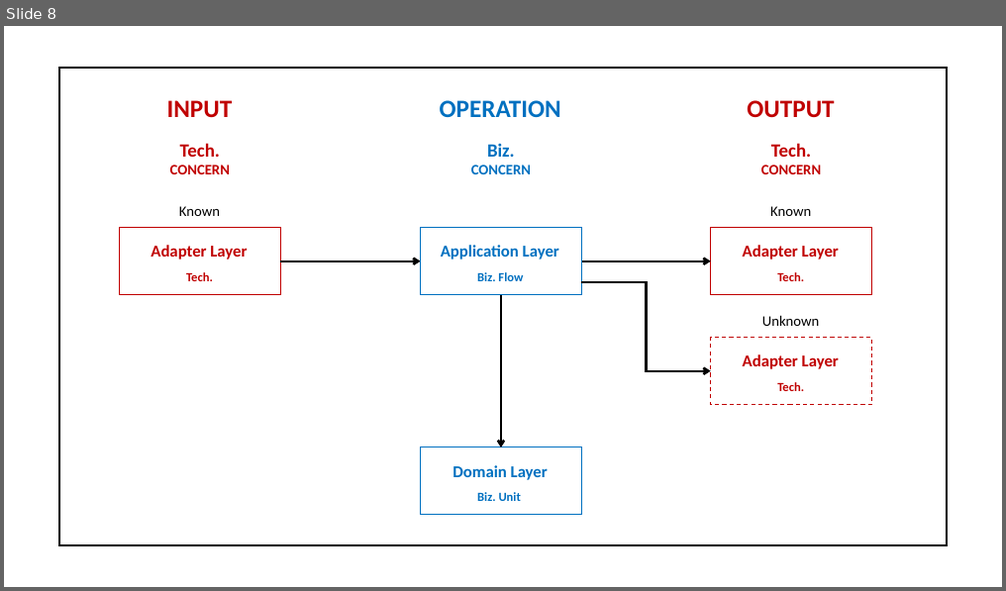
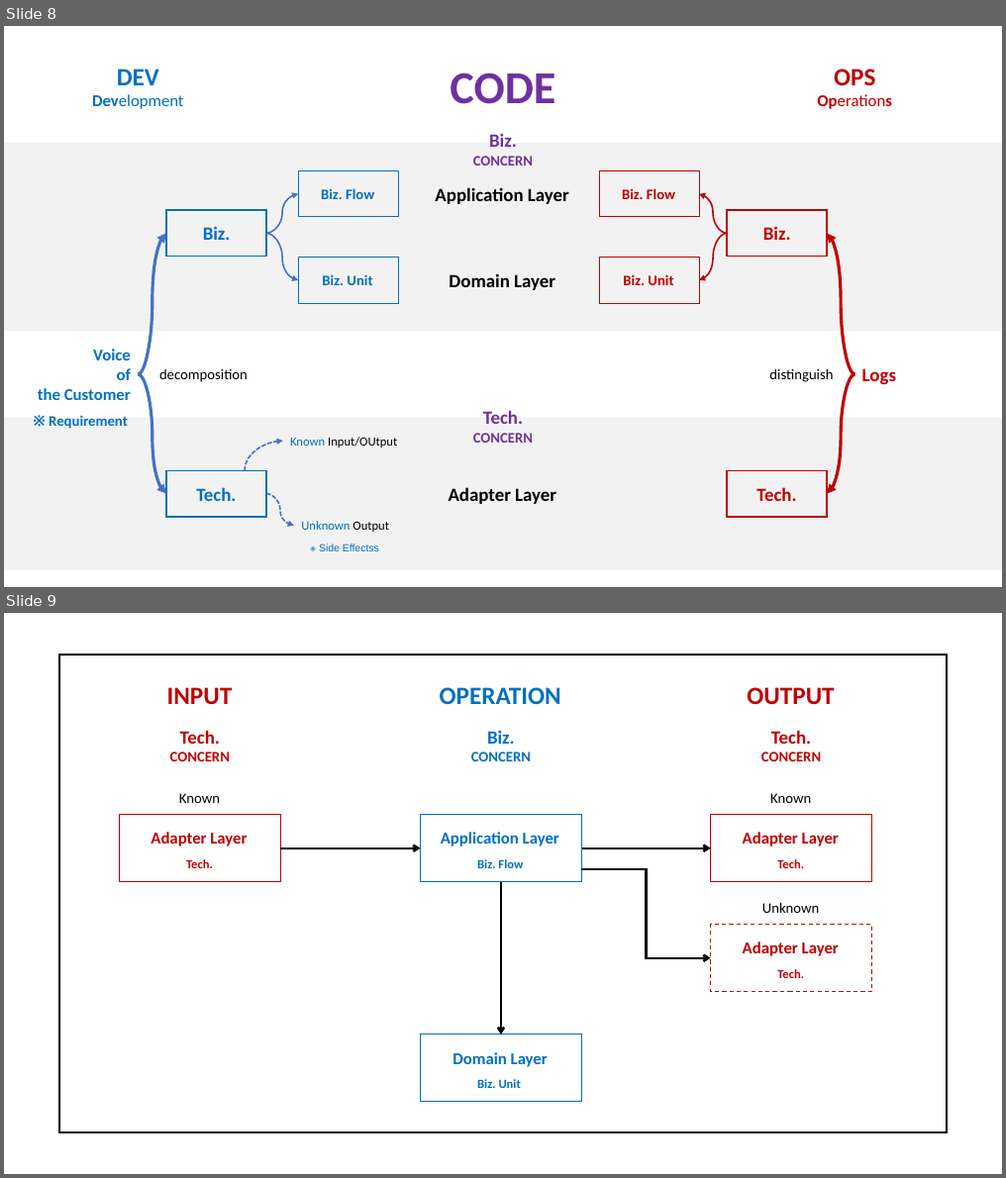
Before and after one commit to hhko/beyondcode, a slide deck: README.pptx. Shown one above the other, each under a label of ours: slide 8 before the commit, slides 8 and 9 after it. The pictures are 1006x591 and 1006x1178 pixels, drawn with LibreOffice and Linux fonts; fonts in the diff are those of the drawing. Boxes give left, top, right and bottom in pixels: in the first picture for what was removed or moved away, otherwise in the second. Text is boxed around its words. In the diff, an @@ line names an element or a change of style, - is before the commit and + after.

```diff
--- a/README.pptx
+++ b/README.pptx
@@ slide 8 added at bbox=[4, 26, 1002, 587], background #FFFFFF @@
@@ text added at bbox=[92, 69, 184, 109], 16 pt, text #0070C0 @@
+DEV
+Development
@@ text added at bbox=[450, 73, 555, 104], 44 pt, text #7030A0, bold @@
+CODE
@@ text added at bbox=[817, 69, 892, 109], 16 pt, text #C00000 @@
+OPS
+Operations
@@ rectangle added at bbox=[4, 143, 1002, 332], fill #F2F2F2 @@
@@ text added at bbox=[473, 134, 533, 166], 14 pt, text #7030A0, bold @@
+Biz.
+CONCERN
@@ rectangle added at bbox=[599, 172, 699, 217], outline #C00000 0.75 pt @@
@@ text added at bbox=[435, 187, 569, 204], 18 pt, text #000000, bold @@
+Application Layer
@@ text added at bbox=[622, 188, 675, 199], 14 pt, text #C00000, bold @@
+Biz. Flow
@@ curved arrow added from (727, 233) to (699, 194), #C00000 1.5 pt @@
@@ curved arrow added from (138, 374) to (166, 233), #4472C4 3 pt @@
@@ curved arrow added from (727, 233) to (699, 280), #C00000 1.5 pt @@
@@ rectangle added at bbox=[727, 210, 827, 256], outline #C00000 1.5 pt @@
@@ text added at bbox=[763, 226, 791, 240], 18 pt, text #C00000, bold @@
+Biz.
@@ curved arrow added from (855, 374) to (827, 233), #C00000 3 pt @@
@@ rectangle added at bbox=[599, 258, 699, 303], outline #C00000 0.75 pt @@
@@ text added at bbox=[449, 274, 555, 290], 18 pt, text #000000, bold @@
+Domain Layer
@@ text added at bbox=[623, 274, 673, 285], 14 pt, text #C00000, bold @@
+Biz. Unit
@@ text added at bbox=[38, 349, 131, 400], 16 pt, text #0070C0, bold @@
+Voice
+of
+the Customer
@@ curved arrow added from (138, 374) to (166, 494), #4472C4 3 pt @@
@@ text added at bbox=[769, 369, 833, 382], 14 pt, text #000000 @@
+distinguish
@@ curved arrow added from (855, 374) to (827, 494), #C00000 3 pt @@
@@ text added at bbox=[862, 369, 896, 385], 18 pt, text #C00000, bold @@
+Logs
@@ text added at bbox=[473, 410, 533, 443], 14 pt, text #7030A0, bold @@
+Tech.
+CONCERN
@@ rectangle added at bbox=[4, 417, 1002, 570], fill #F2F2F2 @@
@@ text added at bbox=[49, 415, 128, 429], 14 pt, text #0070C0, bold @@
+※ Requirement
@@ group added at bbox=[159, 172, 398, 552]: 8 texts, 4 curved arrows, 4 rectangles @@
+Biz. Unit
+Biz. Flow
+Biz.
+decomposition
+Unknown Output
+※ Side Effectss
+Known Input/OUtput
+Tech.
@@ text added at bbox=[449, 487, 556, 504], 18 pt, text #000000, bold @@
+Adapter Layer
@@ rectangle added at bbox=[727, 472, 827, 517], outline #C00000 1.5 pt @@
@@ text added at bbox=[756, 487, 796, 501], 18 pt, text #C00000, bold @@
+Tech.
@@ what was slide 8 is now slide 9 @@
```
Also in this commit, not shown: 1 other slide added, 3 other files.
